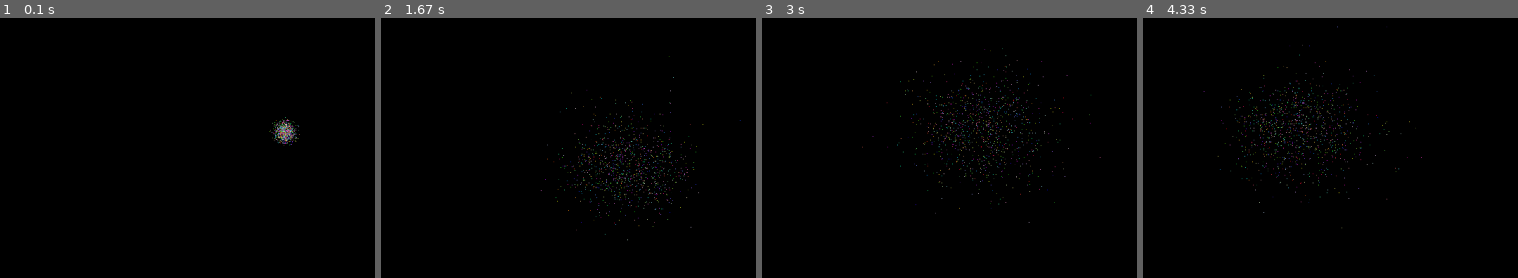
Above: before the commit, frames 1-4 (left to right).
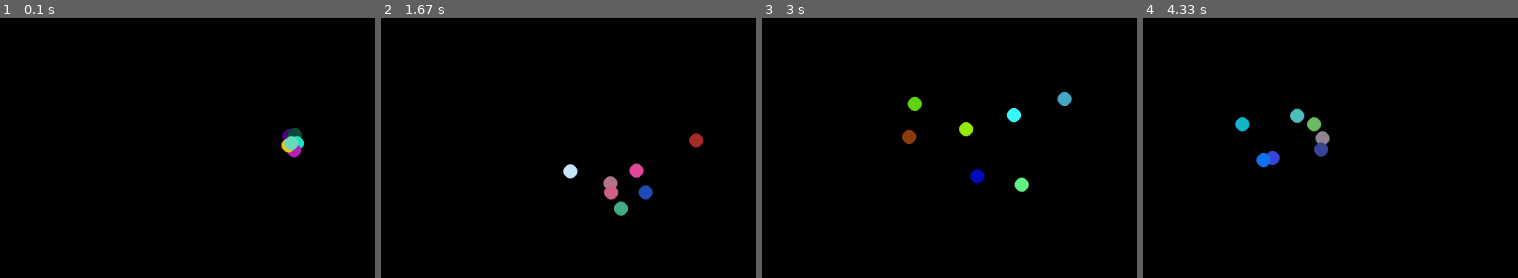
Above: after the commit, the same moments.

Repository: mikhailDyoshin/pygamePlayground
Game: pygame game, started from src/main.py
The game is run twice, just before and just after one commit, with the same random seed, the same clock (stepped at 60 frames per second) and the same inputs.
Inputs (mouse positions are in pixels of both pictures, inside the frame that each line leads up to):
- Up to frame 1 (0.1 s): no input
- Up to frame 2 (1.67 s): press the mouse at (448, 135) at 0.37 s; move the mouse to (602, 189) at 0.47 s; release the mouse at (752, 244) at 0.6 s; press the mouse at (448, 135) at 0.7 s; move the mouse to (609, 155) at 0.8 s; release the mouse at (outside the picture) at 0.93 s; press the mouse at (448, 135) at 1.03 s; move the mouse to (538, 200) at 1.13 s; release the mouse at (624, 262) at 1.27 s; press the mouse at (448, 135) at 1.37 s; move the mouse to (673, 174) at 1.47 s; release the mouse at (outside the picture) at 1.6 s
- Up to frame 3 (3 s): press the mouse at (829, 135) at 1.7 s; move the mouse to (1095, 200) at 1.8 s; release the mouse at (outside the picture) at 1.93 s; press the mouse at (829, 135) at 2.03 s; move the mouse to (1032, 88) at 2.13 s; release the mouse at (outside the picture) at 2.27 s; press the mouse at (829, 135) at 2.37 s; move the mouse to (1039, 70) at 2.47 s; release the mouse at (outside the picture) at 2.6 s; press the mouse at (829, 135) at 2.7 s; move the mouse to (840, 88) at 2.8 s; release the mouse at (848, 44) at 2.93 s
- Up to frame 4 (4.33 s): press the mouse at (1210, 135) at 3.03 s; move the mouse to (1184, 226) at 3.13 s; release the mouse at (outside the picture) at 3.27 s; press the mouse at (1210, 135) at 3.37 s; move the mouse to (1229, 153) at 3.47 s; release the mouse at (1251, 168) at 3.6 s; press the mouse at (1210, 135) at 3.7 s; move the mouse to (1458, 194) at 3.8 s; release the mouse at (outside the picture) at 3.93 s; press the mouse at (1210, 135) at 4.03 s; move the mouse to (1293, 57) at 4.13 s; release the mouse at (outside the picture) at 4.27 s

The runs differ from the first frame. In frame 1, 0.8% of the frame differs, in the area x 71-82%, y 38-54%; in frame 2, 2.4%; in frame 3, 2.5%, in the area x 26-91%, y 11-79%; in frame 4, 2.4%.

Commit message:
Now dots can interact with each other

Diff:
--- /dev/null
+++ b/src/find_neighbours.py
@@ -0,0 +1,21 @@
+# from pygame import Vector2
+from moving_object import MovingObject
+from typing import Callable
+
+type FindNeighbourRule = Callable[..., bool]
+
+
+def radius_rule(o1: MovingObject, o2: MovingObject, radius: float) -> bool:
+    return (o1.kinematics.position - o2.kinematics.position).magnitude() <= radius
+
+
+def find_neighbours(
+    moving_object: MovingObject,
+    objects: dict[str, MovingObject],
+    rule: FindNeighbourRule,
+) -> dict[str, MovingObject]:
+    return {
+        key: o
+        for key, o in objects.items()
+        if rule(moving_object, o) and moving_object != o
+    }
--- a/src/main.py
+++ b/src/main.py
@@ -1,13 +1,28 @@
 # Example file showing a circle moving on screen
 import pygame
-from moving_object import MovingObject, Size, update_objects, display_objects, initiate_dots
+from moving_object import (
+    MovingObject,
+    Size,
+    update_objects,
+    display_objects,
+    initiate_dots,
+)
 from periodic_printer import PeriodicPrinter
+from find_neighbours import find_neighbours, radius_rule
+from utils import random_color_rgb
+from functools import partial
 
-DOT_SIZE = Size(1, 1)
 
-# printer = PeriodicPrinter(interval=1)
+DIMENSION = 20
+DOT_SIZE = Size(DIMENSION, DIMENSION)
+DOTS_NUMBER = 7
+printer = PeriodicPrinter(interval_sec=1)
+
 
 def main():
+    v = pygame.Vector2(2, 0)
+    print(v)
+    print(v.magnitude())
 
     # pygame setup
     pygame.init()
@@ -17,9 +32,9 @@
     running = True
     dt = 0
 
-    dots: tuple[MovingObject, ...] = initiate_dots(number=1000, size=DOT_SIZE, screen=screen)
-
-
+    dots: dict[str, MovingObject] = initiate_dots(
+        number=DOTS_NUMBER, size=DOT_SIZE, screen=screen
+    )
 
     while running:
         # poll for events
@@ -34,19 +49,14 @@
             if event.type == pygame.MOUSEMOTION:
                 mouse_position = event.pos
 
-
         screen.fill("black")
-
-
-
 
         dots = update_objects(dots, screen, dt, mouse_position)
 
-        # if mouse_position:
-        #     printer.update(dt, f"Steering: {dots[0].kinematics.velocity.magnitude()}")
-        # else:
-        #     printer.update(dt, f"Not Steering: {dots[0].kinematics.velocity.magnitude()}")
-
+        for d in dots:
+            ns = find_neighbours(dots[d], dots, partial(radius_rule, radius=50))
+            for key, n in ns.items():
+                dots[key] = n.update_color(random_color_rgb())
 
         display_objects(dots, screen=screen)
 
@@ -61,4 +71,5 @@
     pygame.quit()
 
 
-if __name__ == '__main__': main()
+if __name__ == "__main__":
+    main()
--- a/src/moving_object.py
+++ b/src/moving_object.py
@@ -57,8 +57,16 @@
             )
         )
 
-def update_objects(objects: tuple[MovingObject, ...], screen: Surface, dt: float, target: Vector2 | None = None,) -> tuple[MovingObject, ...]:
-    return tuple([mv.update_kinematics(screen=screen, dt=dt, target=target) for mv in objects])
+    def update_color(self, color: tuple[int, int, int]) -> 'MovingObject':
+        return replace(self, color=color)
+
+def update_objects(
+        objects: dict[str, MovingObject],
+        screen: Surface,
+        dt: float,
+        target: Vector2 | None = None
+    ) -> dict[str, MovingObject]:
+    return {key: mv.update_kinematics(screen=screen, dt=dt, target=target) for key, mv in objects.items()}
 
 def draw_ellipse(
         *,
@@ -69,17 +77,17 @@
     draw.ellipse(screen, obj.color, rect)
 
 
-def display_objects(objects: tuple[MovingObject, ...], screen: Surface) -> None:
-    for obj in objects:
+def display_objects(objects: dict[str, MovingObject], screen: Surface) -> None:
+    for obj in objects.values():
         draw_ellipse(screen=screen, obj=obj)
 
 
-def initiate_dots(number: int, size: Size, screen: Surface) -> tuple[MovingObject, ...]:
-    return tuple([
-            MovingObject(
+def initiate_dots(number: int, size: Size, screen: Surface) -> dict[str, MovingObject]:
+    return {
+            str(n): MovingObject(
                 kinematics=Kinematics(velocity=ZERO_VECTOR, position=screen_center(screen)),
                 size=size,
                 color=random_color_rgb()
             )
-            for _ in range(number)]
-        )
+            for n in range(number)
+        }
--- a/src/periodic_printer.py
+++ b/src/periodic_printer.py
@@ -1,11 +1,10 @@
-
 class PeriodicPrinter:
-    def __init__(self, interval: float):
-        self.interval = interval
+    def __init__(self, interval_sec: float):
+        self.interval_sec = interval_sec
         self.timer = 0.0
 
     def update(self, dt: float, message: str):
         self.timer += dt
-        if self.timer >= self.interval:
+        if self.timer >= self.interval_sec:
             print(message)
-            self.timer -= self.interval
+            self.timer -= self.interval_sec
--- a/src/steer.py
+++ b/src/steer.py
@@ -1,8 +1,19 @@
 from pygame import Vector2
+
+
+def get_target_direction(current_position: Vector2, target: Vector2) -> Vector2:
+    return target - current_position
+
+
+def get_opposite_target_direction(
+    current_position: Vector2, target: Vector2
+) -> Vector2:
+    return -get_target_direction(current_position=current_position, target=target)
+
 
 def steer(*, velocity: Vector2, position: Vector2, target: Vector2, max_speed: float):
     from moving_dot import random_vector
-    desired = target - position
-    desired = desired.normalize() * max_speed
-    steer = desired - velocity
+
+    desired_direction = get_target_direction(current_position=position, target=target)
+    steer = desired_direction.normalize() * max_speed - velocity
     return steer + random_vector(300)
--- a/src/utils.py
+++ b/src/utils.py
@@ -4,11 +4,10 @@
 
 ZERO_VECTOR = Vector2(0, 0)
 
+
 def screen_center(screen: Surface) -> Vector2:
-    return Vector2(
-        screen.get_width() / 2,
-        screen.get_height() / 2
-    )
+    return Vector2(screen.get_width() / 2, screen.get_height() / 2)
+
 
 def random_color_rgb() -> tuple[int, int, int]:
     return (randint(0, 255), randint(0, 255), randint(0, 255))
@@ -17,7 +16,7 @@
 def limit_vector(vector: Vector2, max_magnitude: float) -> Vector2:
     vector_copy = copy(vector)
 
-    if (vector.magnitude() > max_magnitude):
+    if vector.magnitude() > max_magnitude:
         vector_copy.scale_to_length(max_magnitude)
         return vector_copy
 
Not shown, added: .python-version
